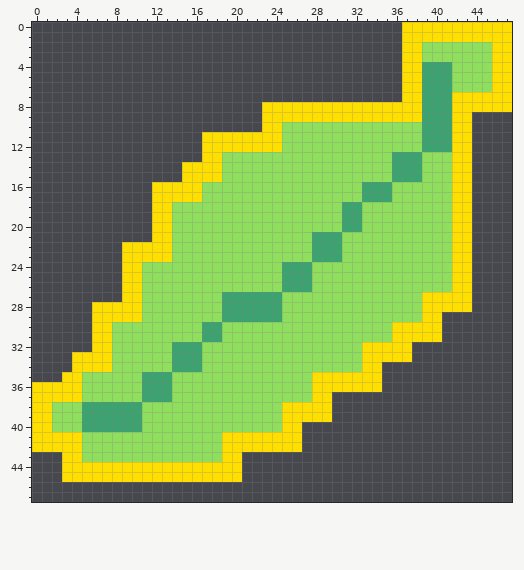
Two versions of one pixel-art sprite, assets/graphics/ld55_Leaf_Gold.png. That is the earlier state.
The file is 48x48 pixels.
Now the later version:
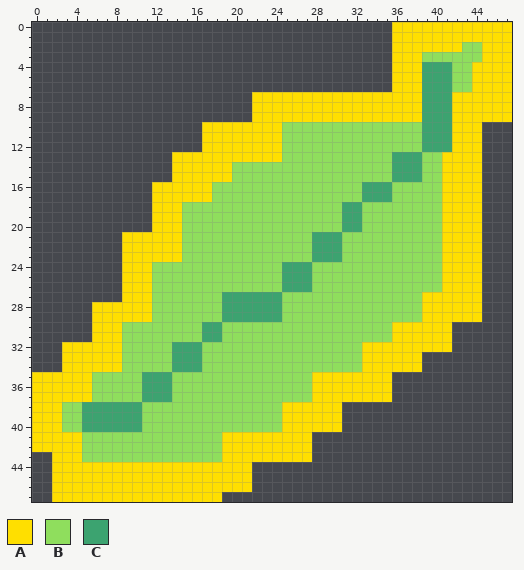
Palette (. is transparent): A #ffdf00  B #8fde5d  C #3ca370
The edit:
Changed rows in their new state; - is an unchanged pixel.
first column x 0:
 0 ------------------------------------A-----------
 1 ------------------------------------A-----------
 2 ------------------------------------A--AAAA--A--
 3 ------------------------------------A--------A--
 4 ------------------------------------A-------AA--
 5 ------------------------------------A-------AA--
 6 ------------------------------------A-------AA--
 7 ----------------------AAAAAAAAAAAAAAA-----------
 8 ----------------------A-------------------------
 9 ----------------------A---------------------AAAA
10 -----------------AAAAAA---------------------A---
11 --------------------------------------------A---
12 --------------------------------------------A---
13 --------------AAA--AAAAAA----------------A--A---
14 --------------A----A---------------------A--A---
15 --------------A----A---------------------A--A---
16 -----------------A-----------------------A--A---
17 -----------------A-----------------------A--A---
18 --------------A--------------------------A--A---
19 --------------A--------------------------A--A---
20 --------------A--------------------------A--A---
21 ---------AAA--A--------------------------A--A---
22 --------------A--------------------------A--A---
23 --------------A--------------------------A--A---
24 -----------A-----------------------------A--A---
25 -----------A-----------------------------A--A---
26 -----------A-----------------------------A--A---
27 -----------A--------------------------------A---
28 -----------A--------------------------------A---
29 -----------A-----------------------------AAAA---
30 --------A--------------------------------A------
31 --------A--------------------------------A------
32 ---AAA--A-----------------------------AAAA------
33 ---A----A-----------------------------A---------
34 ---A----A--------------------------AAAA---------
35 AAA--A-----------------------------A------------
36 -----A-----------------------------A------------
37 -----A------------------------AAAAAA------------
38 --A---------------------------A-----------------
39 --A---------------------------A-----------------
40 --A------------------------AAAA-----------------
41 ---------------------------A--------------------
42 ---------------------------A--------------------
43 --A------------------AAAAAAA--------------------
44 --A------------------A--------------------------
45 --A------------------A--------------------------
46 --AAAAAAAAAAAAAAAAAAAA--------------------------
47 --AAAAAAAAAAAAAAAAA-----------------------------
Boxes around the changes in both pictures, in picture pixels (x1, y1, x2, y2):
changed: (32, 22, 512, 502)
